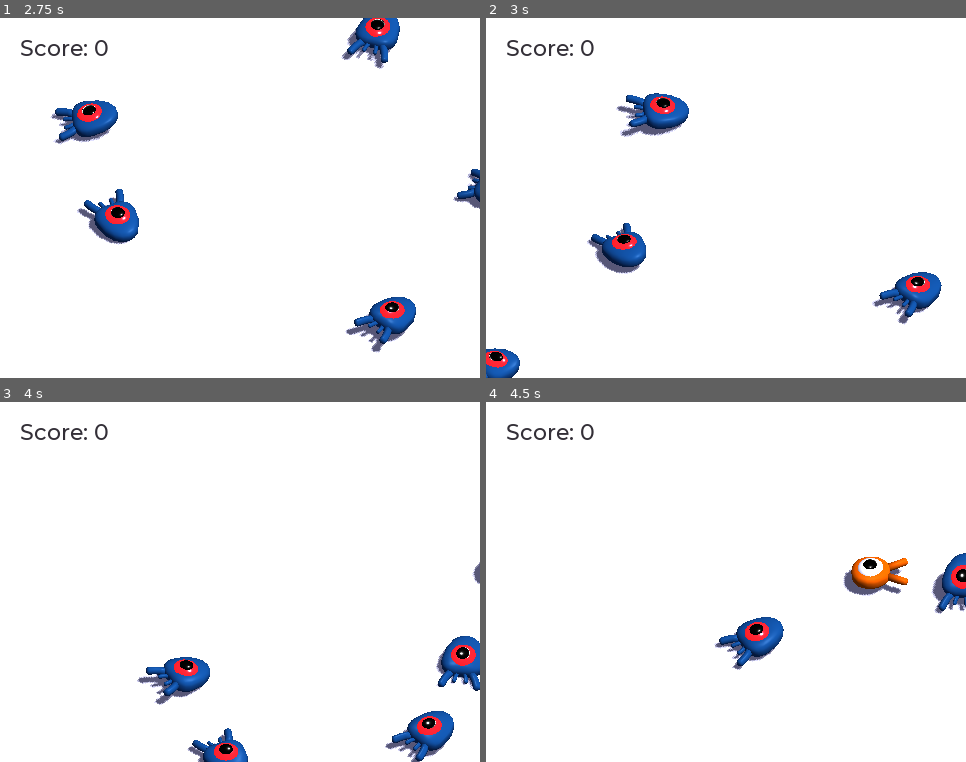
Above: before the commit, frames 1-4 (two rows, left to right).
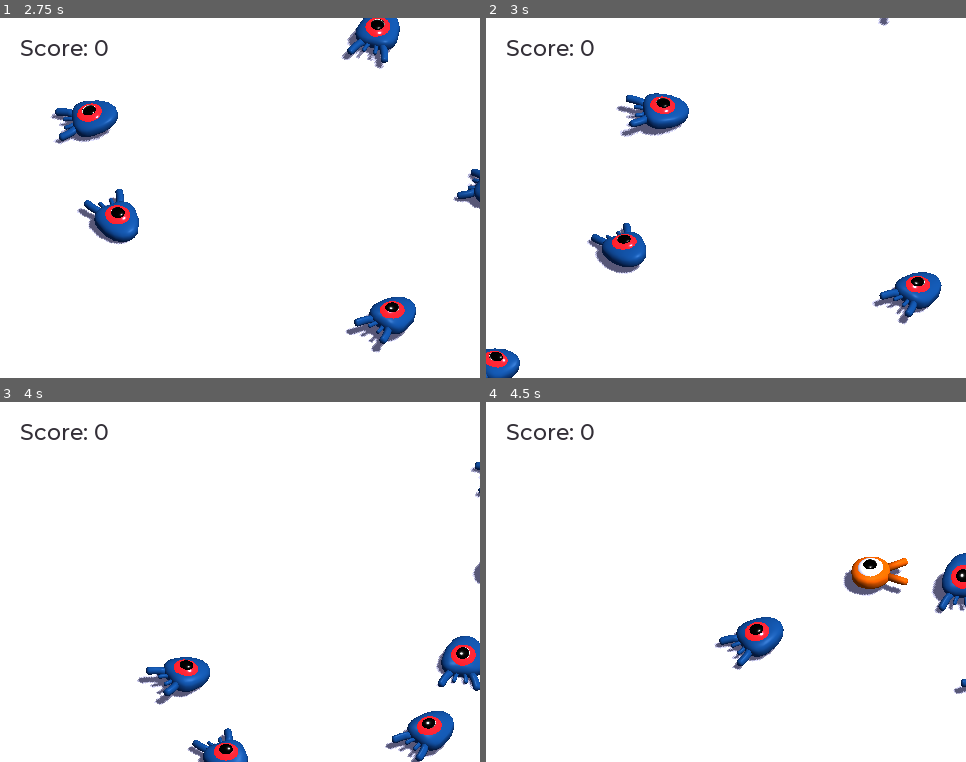
Above: after the commit, the same moments.

Repository: godotengine/godot-3d-dodge-the-creeps
Game: Godot game, scene res://Main.tscn
Same seed, same stepped clock (60 frames per second), same inputs: the game is played once before the commit and once after it.
Inputs:
- Up to frame 1 (2.75 s): tap Enter (ui_accept) at 0.5 s; hold Right (move_right) 0.53-1.28 s; tap Space (jump) at 0.77, 1.52 s; hold Down (move_down) 1.28-2.03 s; hold Right (move_right) from 2.03 s (still down)
- Up to frame 2 (3 s): release Right (move_right) at 2.78 s; hold Up (move_up) from 2.78 s (still down)
- Up to frame 3 (4 s): tap Space (jump) at 3.02, 3.77 s; release Up (move_up) at 3.53 s; hold Left (move_left) from 3.53 s (still down)
- Up to frame 4 (4.5 s): keep holding Left (move_left)

Frame 1 is identical in both runs. In frame 2, less than 0.1% of the frame differs, in the area x 81-85%, y 0-3%; in frame 3, less than 0.1%; in frame 4, less than 0.1%, in the area x 97-100%, y 76-82%.

Commit message:
Update the mob's visibility bbox, remove unused variable

Diff:
--- a/dodge_the_creeps_3d/Mob.gd
+++ b/dodge_the_creeps_3d/Mob.gd
@@ -9,7 +9,6 @@
 export var max_speed = 18
 
 var velocity = Vector3.ZERO
-var direction = Vector3.ZERO
 
 
 func _physics_process(_delta):
--- a/dodge_the_creeps_3d/Mob.tscn
+++ b/dodge_the_creeps_3d/Mob.tscn
@@ -34,9 +34,7 @@
 "values": [ Vector3( -5.0326, 0, 0 ), Vector3( 10, 0, 0 ), Vector3( -10, 0, 0 ) ]
 }
 
-[node name="Mob" type="KinematicBody" groups=[
-"mob",
-]]
+[node name="Mob" type="KinematicBody"]
 transform = Transform( 1, 0, 0, 0, 1, 0, 0, 0, 1, 0, 0.0114588, 0 )
 collision_layer = 2
 collision_mask = 2147483653
@@ -49,12 +47,12 @@
 
 [node name="CollisionShape" type="CollisionShape" parent="."]
 transform = Transform( 1, 0, 0, 0, 1, 0, 0, 0, 1, 0, 0.52793, 0 )
-shape = SubResource( 3 )
+shape = SubResource( 1 )
 disabled = true
 
 [node name="VisibilityNotifier" type="VisibilityNotifier" parent="."]
-transform = Transform( 1, 0, 0, 0, 1, 0, 0, 0, 1, 0, 0.062134, 0 )
-aabb = AABB( -1.20524, 0.251327, -1.23715, 2.41047, 1.09305, 2.4743 )
+transform = Transform( 1, 0, 0, 0, 1, 0, 0, 0, 1, 0, 0.062134, 0.331645 )
+aabb = AABB( -1.19986, 0.251327, -1.57098, 2.41047, 1.09305, 3.17223 )
 
 [node name="AnimationPlayer" type="AnimationPlayer" parent="."]
 autoplay = "float"
Not shown: 1 places in dodge_the_creeps_3d/Mob.tscn that only renumber resources
